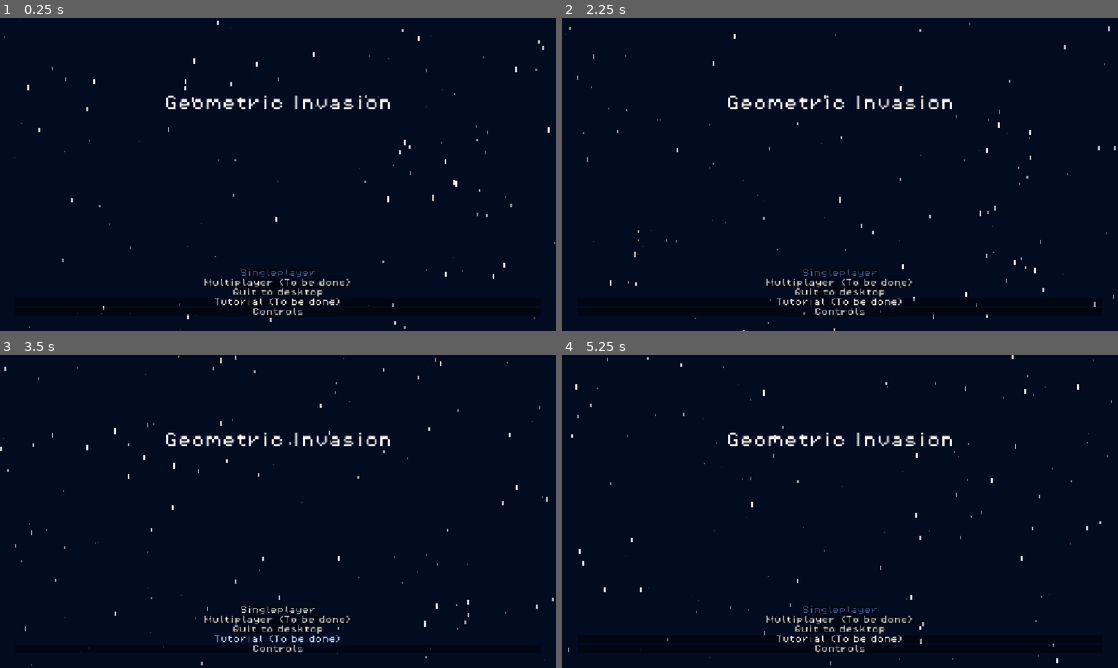
Above: before the commit, frames 1-4 (two rows, left to right).
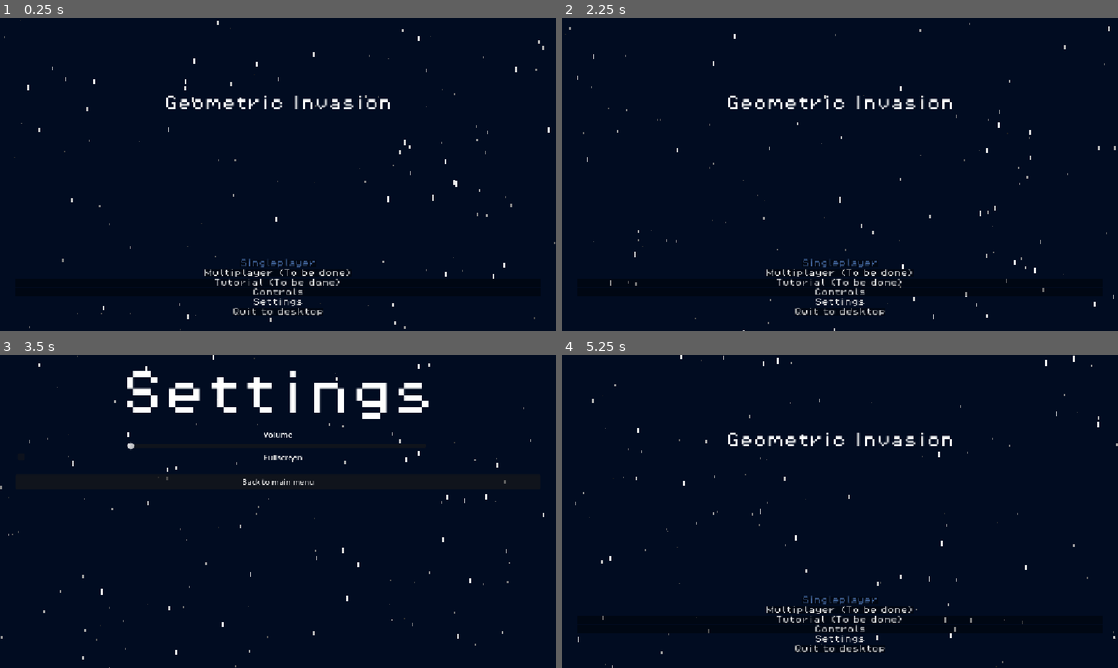
Above: after the commit, the same moments.

Repository: Draftier/Geometric-Invasion-CSS-497
Game: Godot game, scene res://scenes/UI/main_menu.tscn
The game is run twice, just before and just after one commit, with the same random seed, the same clock (stepped at 60 frames per second) and the same inputs. The engine's default icon, where the game draws it, is replaced by a stand-in: a white triangle on a blue panel in a dark square.
Inputs (mouse positions are in pixels of both pictures, inside the frame that each line leads up to):
- Up to frame 1 (0.25 s): no input
- Up to frame 2 (2.25 s): click "Tutorial (To be done)" at 0.5 s; click "Controls" at 1.25 s; click "Back" at 2 s
- Up to frame 3 (3.5 s): click (278, 639) at 2.75 s, where only the run after the commit has a clickable "Settings"
- Up to frame 4 (5.25 s): click (840, 483) at 3.5 s, where only the run after the commit has a clickable "Back to main menu"; click "Singleplayer" at 4.25 s; click "Back to main menu" at 5 s

The runs differ from the first frame. In frame 1, 1.3% of the frame differs, in the area x 13-71%, y 76-96%; in frame 2, 1.3%; in frame 3, 4.3%, in the area x 0-100%, y 0-100%; in frame 4, 1.8%.

Commit message:
Added basic settings menu

Diff:
--- a/geometric-invasion/project.godot
+++ b/geometric-invasion/project.godot
@@ -23,6 +23,7 @@
 
 [display]
 
+window/size/mode=3
 window/stretch/mode="canvas_items"
 window/stretch/aspect="expand"
 window/vsync/vsync_mode=2
--- a/geometric-invasion/scenes/UI/controls_menu.gd
+++ b/geometric-invasion/scenes/UI/controls_menu.gd
@@ -19,10 +19,8 @@
 	player.player_class.speed *= 3
 
 
-
-
 func _on_back_button_pressed() -> void:
 	player.player_class.speed = init_speed
-	PoolManager.destroy_pools()
-	PoolManager.init_pools()
+	#PoolManager.destroy_pools()
+	#PoolManager.init_pools()
 	get_tree().change_scene_to_file("res://scenes/UI/main_menu.tscn")
--- a/geometric-invasion/scenes/UI/main_menu.tscn
+++ b/geometric-invasion/scenes/UI/main_menu.tscn
@@ -72,6 +72,20 @@
 "
 metadata/_edit_use_anchors_ = true
 
+[node name="TutorialButton" type="Button" parent="MarginContainer/RootMenu/ButtonsVbox" unique_id=1411541682]
+layout_mode = 2
+theme_override_styles/normal = ExtResource("3_5jstl")
+text = "Tutorial (To be done)"
+
+[node name="ControlsButton" type="Button" parent="MarginContainer/RootMenu/ButtonsVbox" unique_id=1898276927]
+layout_mode = 2
+theme_override_styles/normal = ExtResource("3_5jstl")
+text = "Controls"
+
+[node name="SettingsButton" type="Button" parent="MarginContainer/RootMenu/ButtonsVbox" unique_id=1510851176]
+layout_mode = 2
+text = "Settings"
+
 [node name="QuitButton" type="Button" parent="MarginContainer/RootMenu/ButtonsVbox" unique_id=595023204]
 layout_mode = 2
 size_flags_horizontal = 4
@@ -84,18 +98,9 @@
 text = "Quit to desktop"
 metadata/_edit_use_anchors_ = true
 
-[node name="TutorialButton" type="Button" parent="MarginContainer/RootMenu/ButtonsVbox" unique_id=1411541682]
-layout_mode = 2
-theme_override_styles/normal = ExtResource("3_5jstl")
-text = "Tutorial (To be done)"
-
-[node name="ControlsButton" type="Button" parent="MarginContainer/RootMenu/ButtonsVbox" unique_id=1898276927]
-layout_mode = 2
-theme_override_styles/normal = ExtResource("3_5jstl")
-text = "Controls"
-
 [connection signal="pressed" from="MarginContainer/RootMenu/ButtonsVbox/Singleplayer" to="." method="_on_start_button_pressed"]
 [connection signal="pressed" from="MarginContainer/RootMenu/ButtonsVbox/Multiplayer (Not implemented)" to="." method="_on_multiplayer_not_implemented_pressed"]
-[connection signal="pressed" from="MarginContainer/RootMenu/ButtonsVbox/QuitButton" to="." method="_on_quit_button_pressed"]
 [connection signal="pressed" from="MarginContainer/RootMenu/ButtonsVbox/TutorialButton" to="." method="_on_tutorial_button_pressed"]
 [connection signal="pressed" from="MarginContainer/RootMenu/ButtonsVbox/ControlsButton" to="." method="_on_controls_button_pressed"]
+[connection signal="pressed" from="MarginContainer/RootMenu/ButtonsVbox/SettingsButton" to="." method="_on_settings_button_pressed"]
+[connection signal="pressed" from="MarginContainer/RootMenu/ButtonsVbox/QuitButton" to="." method="_on_quit_button_pressed"]
--- a/geometric-invasion/scripts/menus/main_menu.gd
+++ b/geometric-invasion/scripts/menus/main_menu.gd
@@ -40,3 +40,7 @@
 
 func _on_multiplayer_not_implemented_pressed() -> void:
 	get_tree().change_scene_to_file("res://scenes/UI/multiplayer_choice_menu.tscn")
+
+
+func _on_settings_button_pressed() -> void:
+	get_tree().change_scene_to_file("res://settings_menu.tscn")
--- /dev/null
+++ b/geometric-invasion/settings_menu.gd
@@ -0,0 +1,20 @@
+extends Control
+
+@onready var display_mode = %DisplaySetting
+
+var current_display_mode = DisplayServer.window_get_mode()
+
+func _ready() -> void:
+	if current_display_mode == DisplayServer.WINDOW_MODE_FULLSCREEN:
+		display_mode.toggle_mode = true
+
+func _on_display_setting_toggled(toggled_on: bool) -> void:
+	if current_display_mode == DisplayServer.WINDOW_MODE_FULLSCREEN:
+		DisplayServer.window_set_mode(DisplayServer.WINDOW_MODE_WINDOWED)
+	elif current_display_mode == DisplayServer.WINDOW_MODE_WINDOWED:
+		DisplayServer.window_set_mode(DisplayServer.WINDOW_MODE_FULLSCREEN)
+	current_display_mode = DisplayServer.window_get_mode()
+
+
+func _on_back_button_pressed() -> void:
+	get_tree().change_scene_to_file("res://scenes/UI/main_menu.tscn")
--- /dev/null
+++ b/geometric-invasion/settings_menu.tscn
@@ -0,0 +1,68 @@
+[gd_scene format=3 uid="uid://bw0cg8kvqjf1f"]
+
+[ext_resource type="PackedScene" uid="uid://cnr36qxaqynbc" path="res://scenes/star_background.tscn" id="1_0cmel"]
+[ext_resource type="Script" uid="uid://dj7bmx275e27u" path="res://settings_menu.gd" id="1_mlw3h"]
+[ext_resource type="Theme" uid="uid://dy2kgmqgonako" path="res://theme_test.tres" id="2_d0eu6"]
+
+[sub_resource type="LabelSettings" id="LabelSettings_d8ny1"]
+font_size = 100
+
+[node name="SettingsMenu" type="Control" unique_id=505777350]
+layout_mode = 3
+anchors_preset = 15
+anchor_right = 1.0
+anchor_bottom = 1.0
+grow_horizontal = 2
+grow_vertical = 2
+script = ExtResource("1_mlw3h")
+
+[node name="StarBackground" parent="." unique_id=1934287316 instance=ExtResource("1_0cmel")]
+unique_name_in_owner = true
+
+[node name="MarginContainer" type="MarginContainer" parent="." unique_id=1909921300]
+layout_mode = 1
+anchors_preset = 15
+anchor_right = 1.0
+anchor_bottom = 1.0
+grow_horizontal = 2
+grow_vertical = 2
+theme_override_constants/margin_left = 32
+theme_override_constants/margin_top = 32
+theme_override_constants/margin_right = 32
+theme_override_constants/margin_bottom = 32
+
+[node name="RootMenu" type="VBoxContainer" parent="MarginContainer" unique_id=1753786380]
+layout_mode = 2
+theme_override_constants/separation = 20
+
+[node name="TitleLabel" type="Label" parent="MarginContainer/RootMenu" unique_id=621242930]
+layout_mode = 2
+theme = ExtResource("2_d0eu6")
+text = "Settings"
+label_settings = SubResource("LabelSettings_d8ny1")
+horizontal_alignment = 1
+
+[node name="Label" type="Label" parent="MarginContainer/RootMenu" unique_id=355259794]
+layout_mode = 2
+text = "Volume"
+horizontal_alignment = 1
+
+[node name="HSlider" type="HSlider" parent="MarginContainer/RootMenu/Label" unique_id=185783860]
+layout_mode = 0
+offset_left = 231.0
+offset_top = 27.0
+offset_right = 851.0
+offset_bottom = 43.0
+
+[node name="DisplaySetting" type="CheckBox" parent="MarginContainer/RootMenu" unique_id=859934268]
+unique_name_in_owner = true
+layout_mode = 2
+text = "Fullscreen"
+alignment = 1
+
+[node name="BackButton" type="Button" parent="MarginContainer/RootMenu" unique_id=1024788489]
+layout_mode = 2
+text = "Back to main menu"
+
+[connection signal="toggled" from="MarginContainer/RootMenu/DisplaySetting" to="." method="_on_display_setting_toggled"]
+[connection signal="pressed" from="MarginContainer/RootMenu/BackButton" to="." method="_on_back_button_pressed"]
Not shown, changed: geometric-invasion/export_presets.cfg
Not shown, added: geometric-invasion/settings_menu.gd.uid
